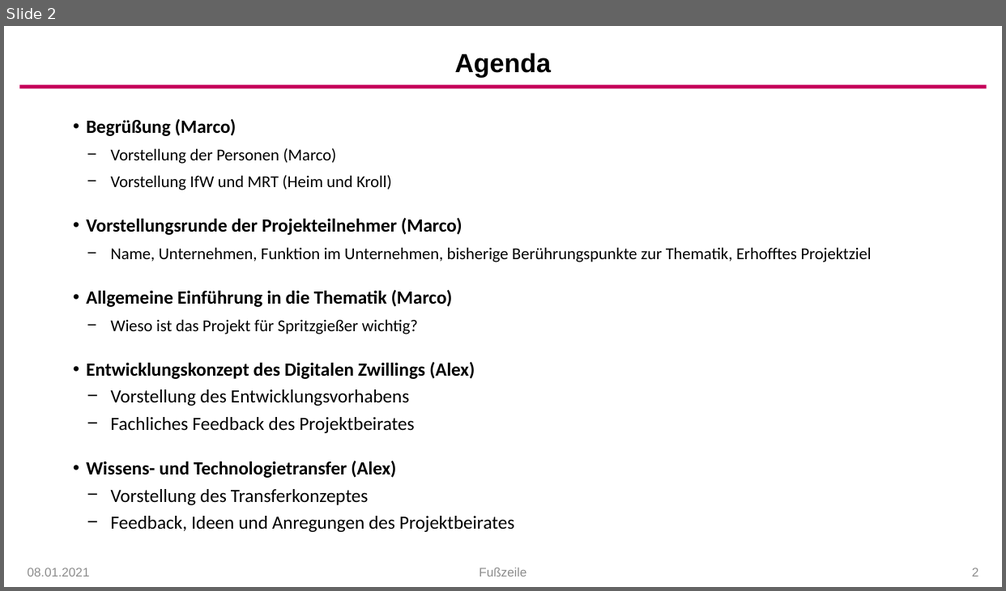
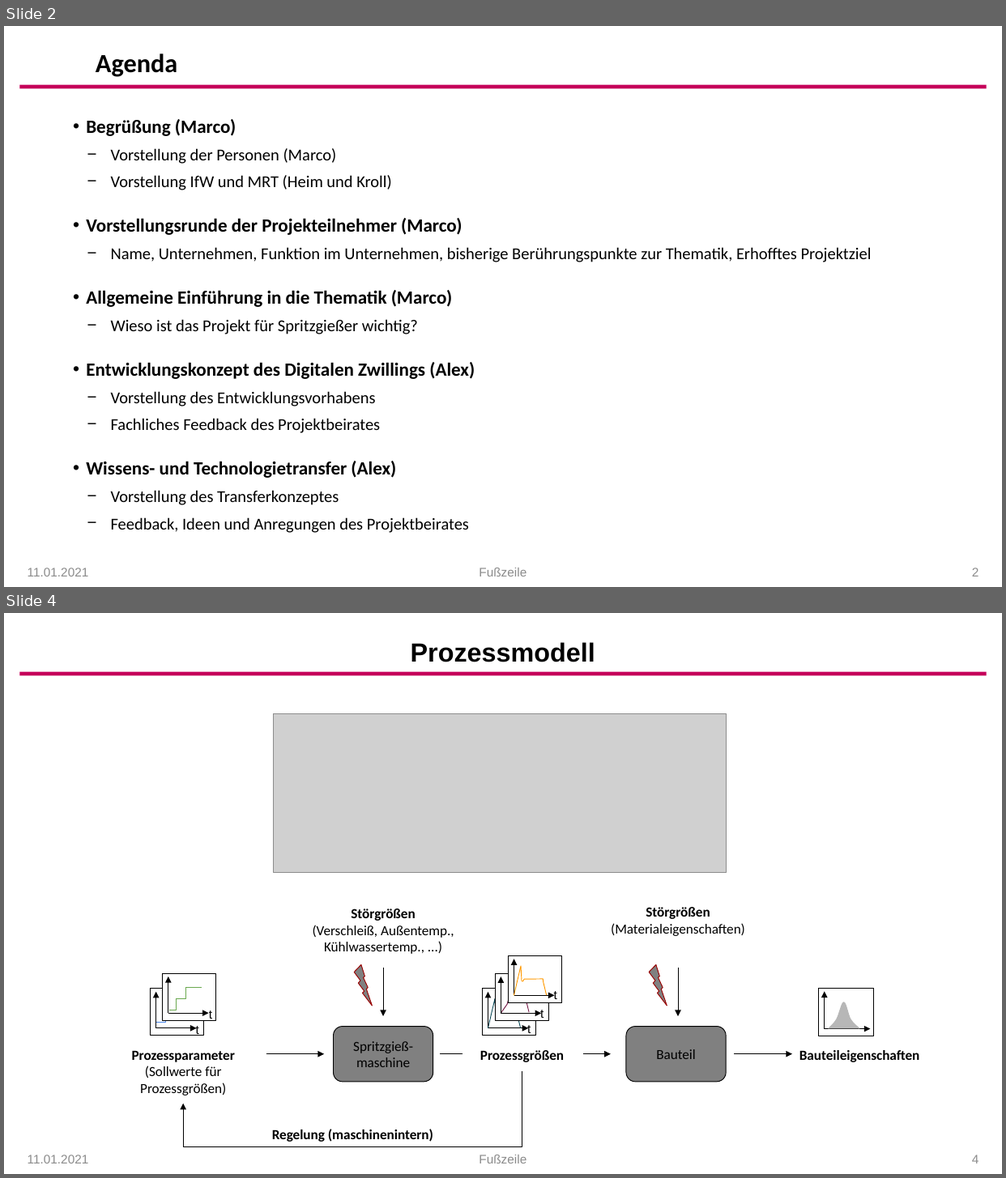
Before and after one commit to arehmer/DigitalTwinInjectionMoulding, a slide deck: Präsentationen/Kick-Off_Agenda.pptx. Shown one above the other, each under a label of ours: slide 2 before the commit, slides 2 and 4 after it; the slides between them are not shown. The pictures are 1006x591 and 1006x1178 pixels, drawn with LibreOffice and Linux fonts; fonts in the diff are those of the drawing; grey boxes stand for pictures; background and template pictures are left out. Boxes give left, top, right and bottom in pixels: in the first picture for what was removed or moved away, otherwise in the second. Text is boxed around its words. In the diff, an @@ line names an element or a change of style, - is before the commit and + after.

```diff
--- a/Präsentationen/Kick-Off_Agenda.pptx
+++ b/Präsentationen/Kick-Off_Agenda.pptx
@@ slide 4 added at [4,613,1002,1174], background #FFFFFF; not listed: 1 template element that a slide beside it also shows @@
@@ text added at [411,642,595,662], 25.2 pt, text #000000, bold @@
+Prozessmodell
@@ picture added at [274,714,726,873] @@
@@ group added at [132,907,919,1148]: 17 arrows, 11 texts, 8 freeform shapes, 6 rectangles, 2 rounded rectangles, 2 lightning bolts, 1 line, 1 elbow arrow @@
+Spritzgieß-
+maschine
+Bauteil
+t
+t
+t
+t
+t
+Prozessparameter
+(Sollwerte für Prozessgrößen)
+Prozessgrößen
+Bauteileigenschaften
+Störgrößen
+(Verschleiß, Außentemp., Kühlwassertemp., ...)
+Störgrößen
+(Materialeigenschaften)
+Regelung (maschinenintern)
@@ text added at [27,1155,89,1164], 12 pt, text #8C8C8C @@
+11.01.2021
@@ text added at [479,1155,526,1164], 12 pt, text #8C8C8C @@
+Fußzeile
@@ page number added at [972,1155,979,1164], 12 pt, text #8C8C8C @@
+4
@@ slide 2 changed as well @@
@@ title "Agenda" at [96,54,177,77]: font Arial to Calibri; alignment centre to left @@
@@ text at [111,391,469,533]: size 18 to 16 pt in "Vorstellung des Entwicklungsvorhabens", "Fachliches Feedback des Projektbeirates", "Vorstellung des Transferkonzeptes", "Feedback, Ideen und Anregungen des Projektbeirates" @@
@@ text at [27,568,89,577]: text changed @@
-08.01.2021
+11.01.2021
```
Also in this commit, not shown: 2 other slides changed, 10 other slides added, 1 other file.
